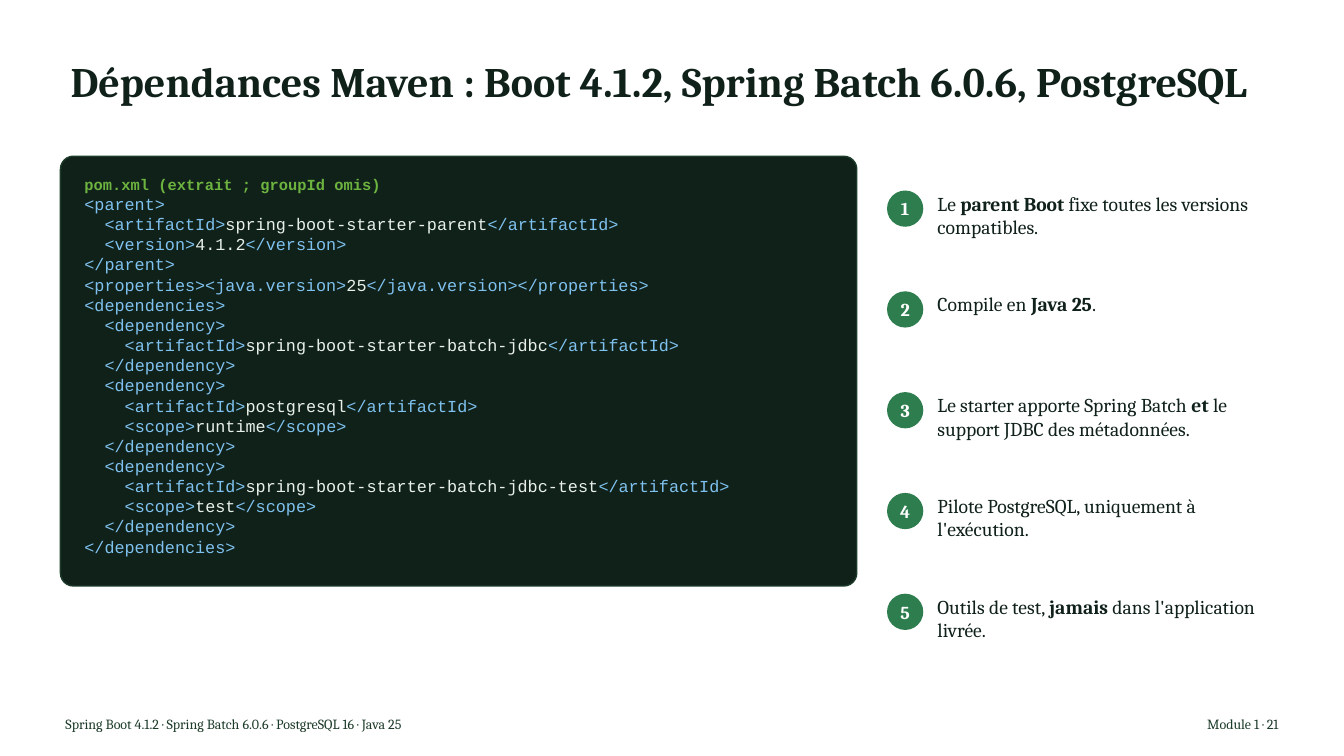
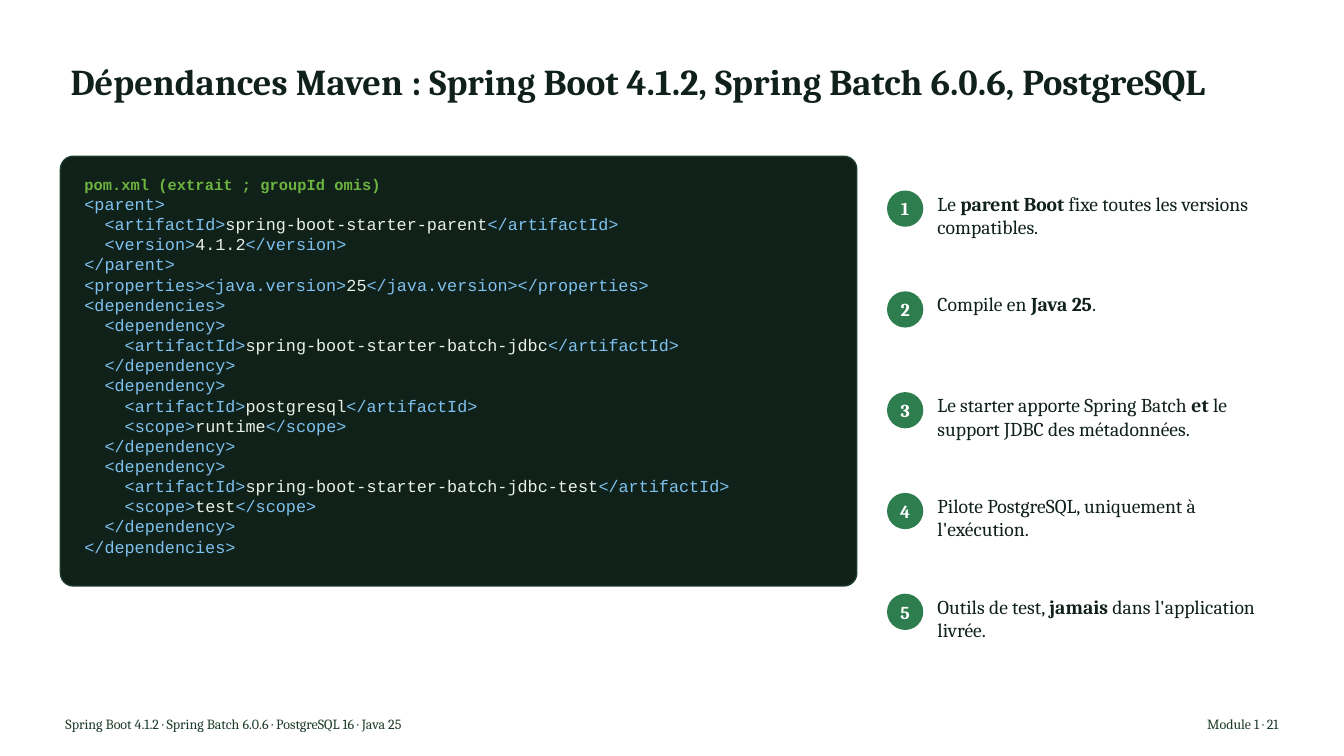
Before and after one commit to NaoufalHightech/tp-spring-batch, a slide deck: slide 18 of pptx/build/Spring_Batch_Module_1.pptx. Drawn at 1344x756 pixels with LibreOffice and Linux fonts; fonts in the diff are those of the drawing. Boxes give left, top, right and bottom in pixels: in the first picture for what was removed or moved away, otherwise in the second. Text is boxed around its words. In the diff, an @@ line names an element or a change of style, - is before the commit and + after.

```diff
--- a/pptx/build/Spring_Batch_Module_1.pptx
+++ b/pptx/build/Spring_Batch_Module_1.pptx
@@ title at (71,69,1205,103): text changed; size 30 to 26 pt @@
-Dépendances Maven : Boot 4.1.2, Spring Batch 6.0.6, PostgreSQL
+Dépendances Maven : Spring Boot 4.1.2, Spring Batch 6.0.6, PostgreSQL
```
Also in this commit, not shown: 3 other slides changed, 9 other files.
